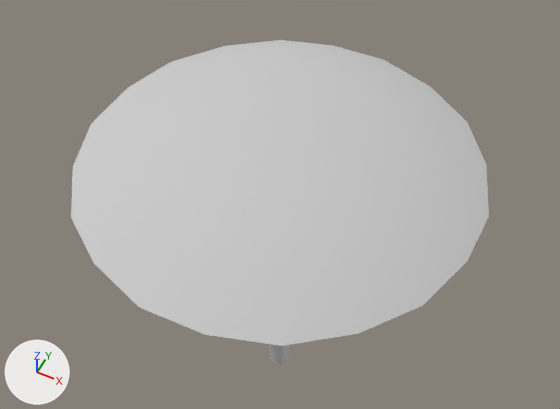
The FBX model Assets/_Assets/Models/caffe_umbrella_v3.fbx, before and after one commit.
The view is the same before and after, from a camera (50 mm lens) standing at (1.06, -2.11, 3.95) and looking at (-0.07, 0.13, 1.14). The lights are fixed; the arrows at lower left show +X, +Y and +Z. Where no turn or scale is listed for an object, it has been applied to the vertices.

Script lines for the objects in view, before the commit:
```python
me_mesh = bpy.data.meshes.new('Mesh')
me_mesh.from_pydata(...)  # 33 vertices, 26 faces; spans x -0.89..0.89, y -0.89..0.89, z 0.0..2.02
me_mesh.materials.append(mat_gray_simple)  # light grey #cacaca
ob_caffe_umbrella_v3 = bpy.data.objects.new('caffe_umbrella_v3', me_mesh)
ob_caffe_umbrella_v3.location = (0.0, 0.0, 0.0)
```
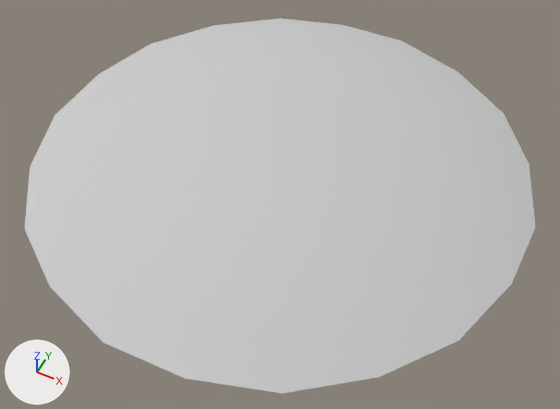
Edits to the bpy script that builds the scene:
```text
Change me_mesh:
    where me_mesh.from_pydata(...)  # 33 vertices, 26 faces; spans x -0.89..0.89, y -0.89..0.89, z 0.0..2.02
    used by ob_caffe_umbrella_v3; location = (0.0, 0.0, 0.0)
    me_mesh part 1: the loose piece of 21 vertices spanning x -0.89..0.89, y -0.89..0.89, z 1.56..2.02 is scaled about its middle by (1.21, 1.21, 1)
```

Boxes [x1, y1, x2, y2] around the edits, measured in the pictures (560 x 409 px; the box of a moved part takes in the faces that stretch with it):
'caffe_umbrella_v3', reshaped (22% wider, 16% taller): before [71, 40, 489, 364]; after [25, 18, 535, 393]
part 1 of me_mesh, moved or reshaped: before [71, 40, 489, 346]; after [25, 18, 535, 393]
